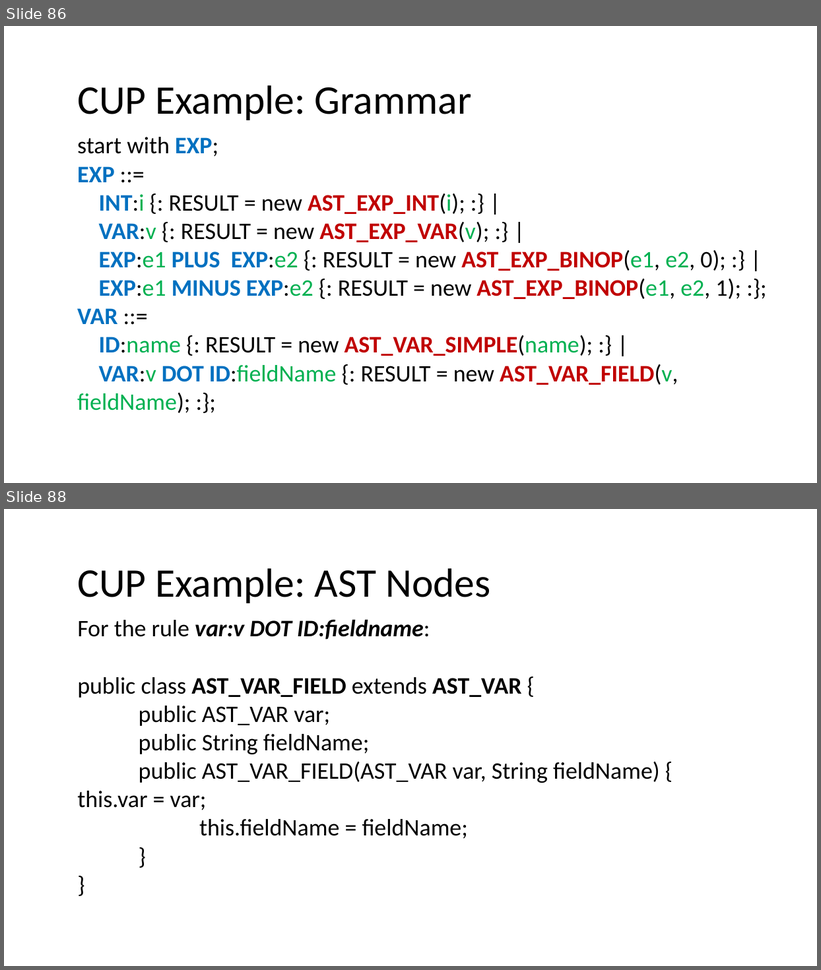
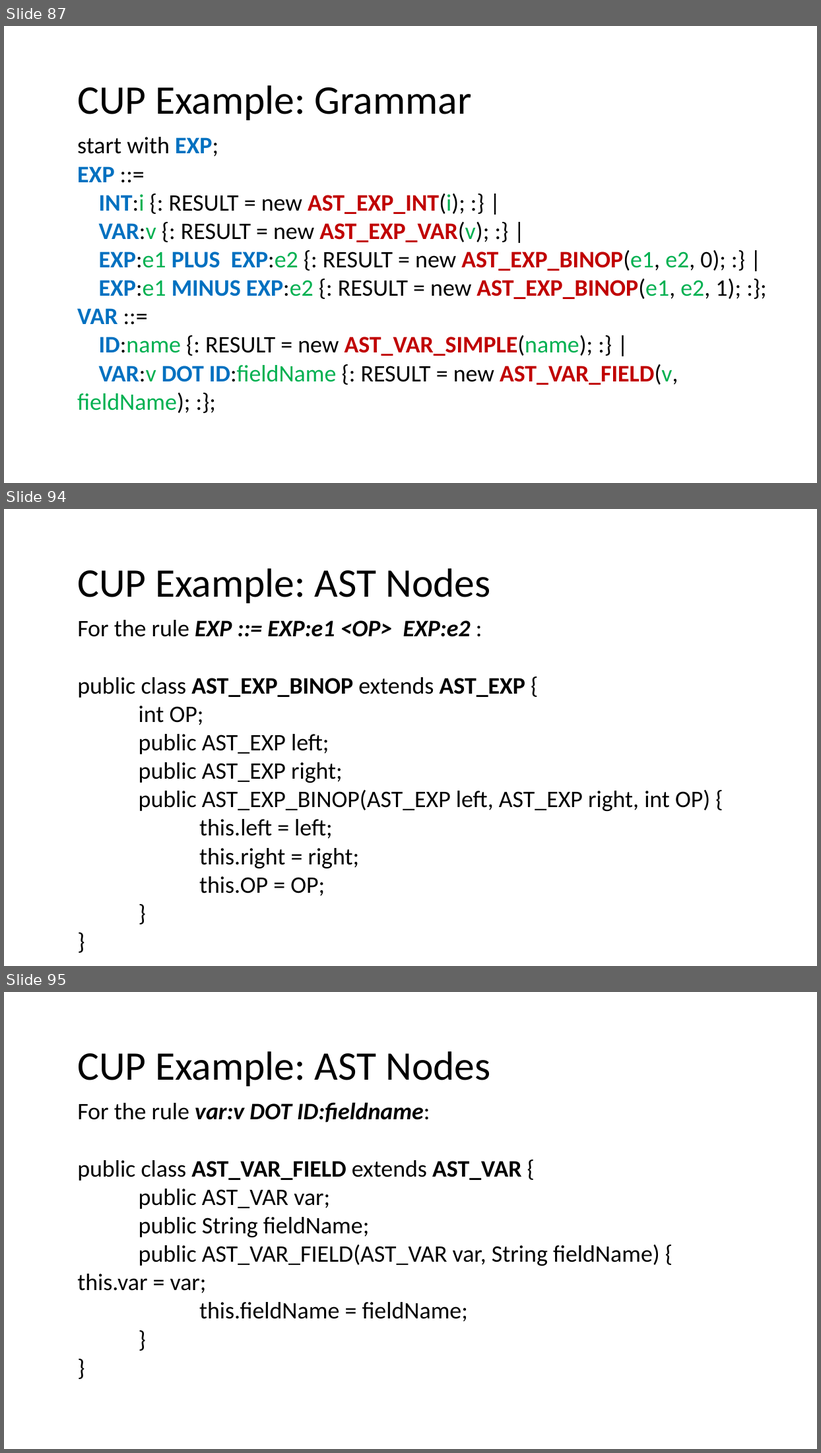
Before and after one commit to nivshani/compilation, a slide deck: slides/bottom_up_parsing.pptx. Shown one above the other, each under a label of ours: slides 86 and 88 before the commit, slides 87, 94 and 95 after it; the slides between them are not shown. The pictures are 821x970 and 821x1453 pixels, drawn with LibreOffice and Linux fonts; fonts in the diff are those of the drawing. Boxes give left, top, right and bottom in pixels: in the first picture for what was removed or moved away, otherwise in the second. Text is boxed around its words. In the diff, an @@ line names an element or a change of style, - is before the commit and + after.

```diff
--- a/slides/bottom_up_parsing.pptx
+++ b/slides/bottom_up_parsing.pptx
@@ slide 94 added at <box>4,509,817,966</box>, background #FFFFFF @@
@@ text added at <box>77,568,490,603</box>, 48 pt, text #000000 @@
+CUP Example: AST Nodes
@@ text added at <box>77,620,710,896</box>, 28 pt, text #000000 @@
+For the rule EXP ::= EXP:e1 <OP> EXP:e2 :
+public class AST_EXP_BINOP extends AST_EXP {
+int OP;
+public AST_EXP left;
+public AST_EXP right;
+public AST_EXP_BINOP(AST_EXP left, AST_EXP right, int OP) {
+this.left = left;
+this.right = right;
+this.OP = OP;
+}
+}
@@ what was slide 86 is now slide 87 @@
@@ what was slide 88 is now slide 95 @@
```
Also in this commit, not shown: 3 slides changed, 6 other slides added, 1 other file.
